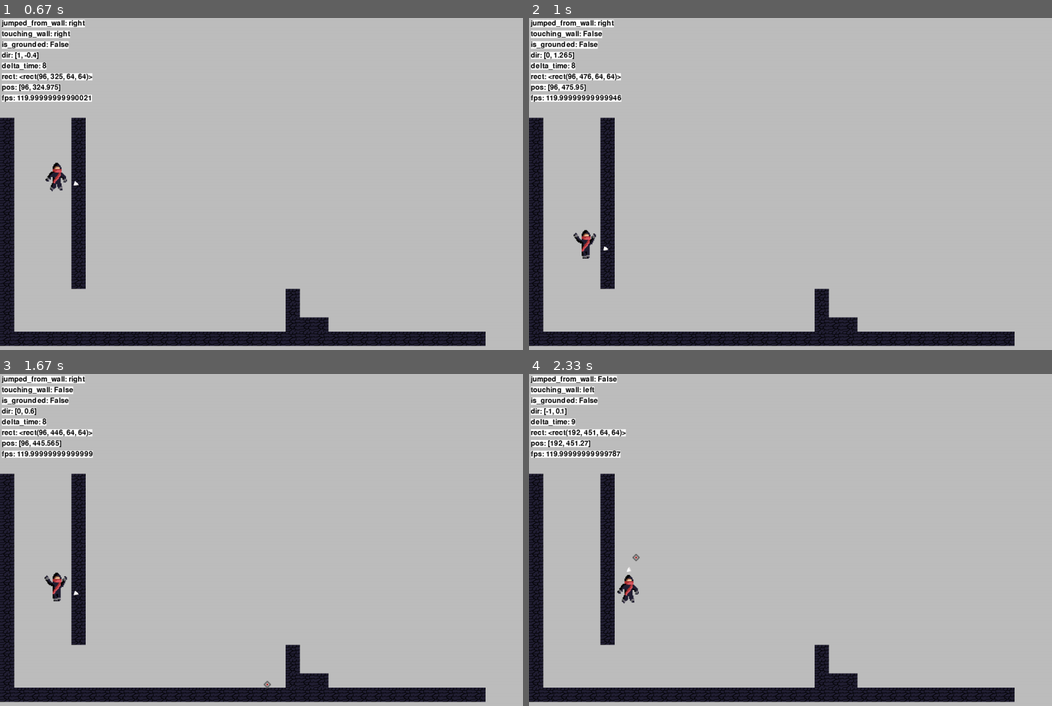
Above: before the commit, frames 1-4 (two rows, left to right).
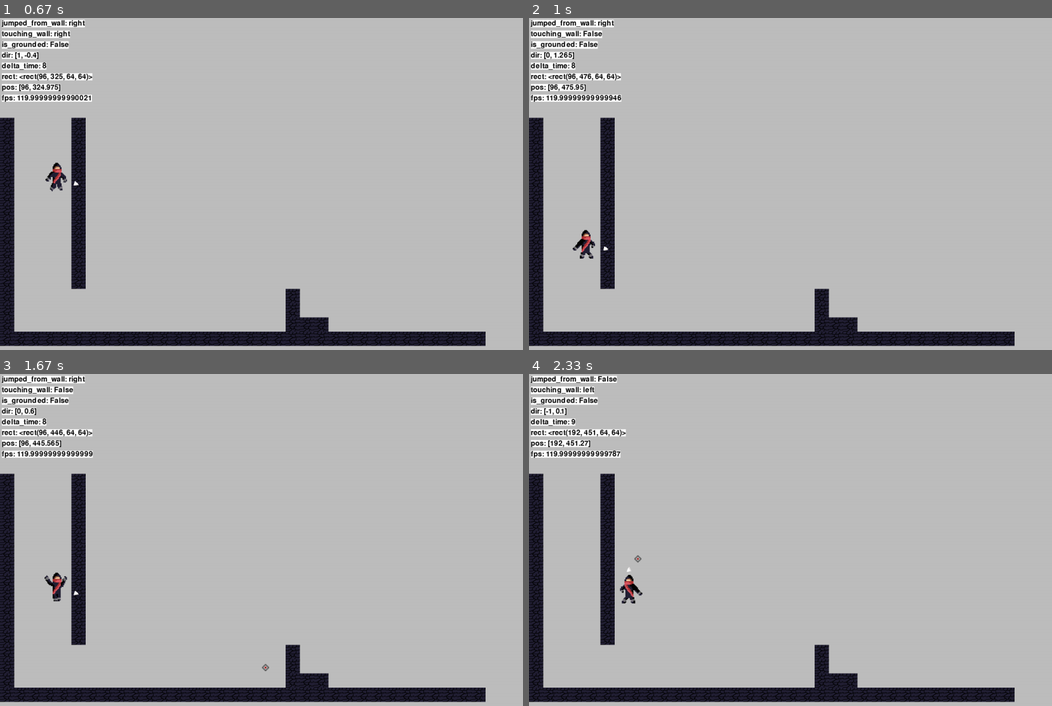
Above: after the commit, the same moments.

Repository: zyxwars/ninja
Game: pygame game, started from main.py
Same seed, same stepped clock (60 frames per second), same inputs: the game is played once before the commit and once after it.
Inputs (mouse positions are in pixels of both pictures, inside the frame that each line leads up to):
- Up to frame 1 (0.67 s): hold Space from 0.33 s (still down); hold D from 0.33 s (still down); move the mouse to (261, 250) at 0.37 s
- Up to frame 2 (1 s): release Space at 0.8 s; release D at 0.8 s; press the mouse at (outside the picture) at 0.87 s; move the mouse to (952, 326) at 0.97 s
- Up to frame 3 (1.67 s): release the mouse at (350, 626) at 1.1 s; hold D 1.17-1.63 s; tap Space at 1.23, 1.53 s; click (329, 676) at 1.25 s
- Up to frame 4 (2.33 s): hold D 1.67-2.13 s; tap Space at 1.73, 2.03, 2.23 s; click (outside the picture) at 1.75 s; hold A from 2.17 s (still down); click (628, 430) at 2.25 s

Frame 1 is identical in both runs. In frame 2, 0.1% of the frame differs, in the area x 8-13%, y 64-73%; in frame 3, less than 0.1%; in frame 4, 0.2%, in the area x 16-22%, y 54-70%.

Commit message:
Add shooting animation

Diff:
--- a/config.py
+++ b/config.py
@@ -12,7 +12,6 @@
 PLAYER_JUMP_BUFFER = 160
 PLAYER_ANIMATION_SPEED = 0.01
 
-
 # Player projectile
 PROJECTILE_SPEED = 1
 PROJECTILE_COOLDOWN = 170
--- a/entities/physics_entity.py
+++ b/entities/physics_entity.py
@@ -16,6 +16,7 @@
         self.gravity = config.GRAVITY
         self.is_grounded = False
         self.touching_wall = False
+        self.facing_right = True
 
     # https://www.py4u.net/discuss/247960
     # Add movement precision
@@ -44,6 +45,12 @@
         # 32(tile height) - 1 (added in collision check)
         self.set_y(self.pos.y + y_speed if y_speed <= 31 else 31)
         self.collide_vertical(tiles)
+
+        # If dir.x = 0 keep the last direction
+        if self.dir.x > 0:
+            self.facing_right = True
+        elif self.dir.x < 0:
+            self.facing_right = False
 
     def collide_horizontal(self, tiles):
         self.touching_wall = False
@@ -85,5 +92,5 @@
         self.dir.y += self.gravity * shared_data.delta_time
 
     def jump(self):
-        # Jump force is a positive number, so we need to subtract is from self.dir.y
+        # Jump force is a positive number, so subtract it from self.dir.y
         self.dir.y = -self.jump_force
--- a/entities/player/crosshair.py
+++ b/entities/player/crosshair.py
@@ -21,9 +21,6 @@
     def update(self, player_pos, tiles, surface):
         self.animate(player_pos)
 
-        if pg.mouse.get_pressed()[0] and self.projectile_cooldown < 0:
-            self.shoot_projectile(player_pos)
-
         self.projectile_cooldown -= 1 * shared_data.delta_time
 
         self.collide_ground(tiles)
@@ -40,10 +37,14 @@
         self.rect = self.image.get_rect(
             center=player_pos)
 
-    def shoot_projectile(self, player_pos):
-        self.projectiles.add(Projectile(
-            player_pos, pg.mouse.get_pos()))
-        self.projectile_cooldown = config.PROJECTILE_COOLDOWN
+    def shoot(self, player_pos):
+        if self.projectile_cooldown < 0:
+            self.projectiles.add(Projectile(
+                player_pos, pg.mouse.get_pos()))
+            self.projectile_cooldown = config.PROJECTILE_COOLDOWN
+
+            # return whether shot was successful
+            return True
 
     def collide_ground(self, tiles):
         pg.sprite.groupcollide(tiles, self.projectiles, False, True)
--- a/entities/player/player.py
+++ b/entities/player/player.py
@@ -17,16 +17,17 @@
 
         super().__init__(self.image.get_rect(topleft=pos))
 
-        self.idle_animation = sheet_parser.load_row((0, 0), 3, (64, 64))
-        self.attack_animation = sheet_parser.load_row((0, 1), 4, (64, 64))
-        self.jump_animation = sheet_parser.load_row((0, 2), 1, (64, 64))
-        self.fall_animation = sheet_parser.load_row((0, 3), 1, (64, 64))
+        self.idle_animation = sheet_parser.load_row((0, 0), 3, size)
+        self.attack_animation = sheet_parser.load_row((0, 1), 4, size)
+        self.attacking = 0
+        self.jump_animation = sheet_parser.load_row((0, 2), 1, size)
+        self.fall_animation = sheet_parser.load_row((0, 3), 1, size)
+        self.run_animation = sheet_parser.load_row((0, 4), 3, size)
         self.animation = []
         self.animation_index = 0
 
         self.jumped_from_wall = False
-        self.crosshair = pg.sprite.GroupSingle()
-        self.crosshair.add(Crosshair())
+        self.crosshair = pg.sprite.GroupSingle(Crosshair())
 
     def debug(self):
         debug.debug('jumped_from_wall', self.jumped_from_wall)
@@ -57,6 +58,12 @@
         if keys[pg.K_SPACE]:
             self.jump()
 
+        mouse = pg.mouse.get_pressed()
+
+        if mouse[0]:
+            if self.crosshair.sprite.shoot(self.rect.center):
+                self.attacking = True
+
     def jump(self):
         # If player is touching wall when jumping from ground count it as wall jumping
         if self.touching_wall == 'right':
@@ -76,11 +83,14 @@
         super().jump()
 
     def animate(self):
+        # Attacking
+        if self.attacking:
+            self.animation = self.attack_animation
         # Running
-        if self.is_grounded and self.dir.x != 0:
-            pass
+        elif self.is_grounded and self.dir.x != 0:
+            self.animation = self.run_animation
         # Jumping
-        if self.dir.y < 0:
+        elif self.dir.y < 0:
             self.animation = self.jump_animation
         # Touching wall
         elif self.touching_wall:
@@ -97,5 +107,12 @@
 
         if self.animation_index >= len(self.animation):
             self.animation_index = 0
-        self.image = self.animation[math.floor(self.animation_index)]
+            # End attack animation after it played once
+            if self.attacking:
+                self.attacking = False
+
+        # flip_x = !facing_right, flip image only when not facing right
+        self.image = pg.transform.flip(
+            self.animation[math.floor(self.animation_index)], not self.facing_right, False)
+
         self.animation_index += config.PLAYER_ANIMATION_SPEED * shared_data.delta_time
